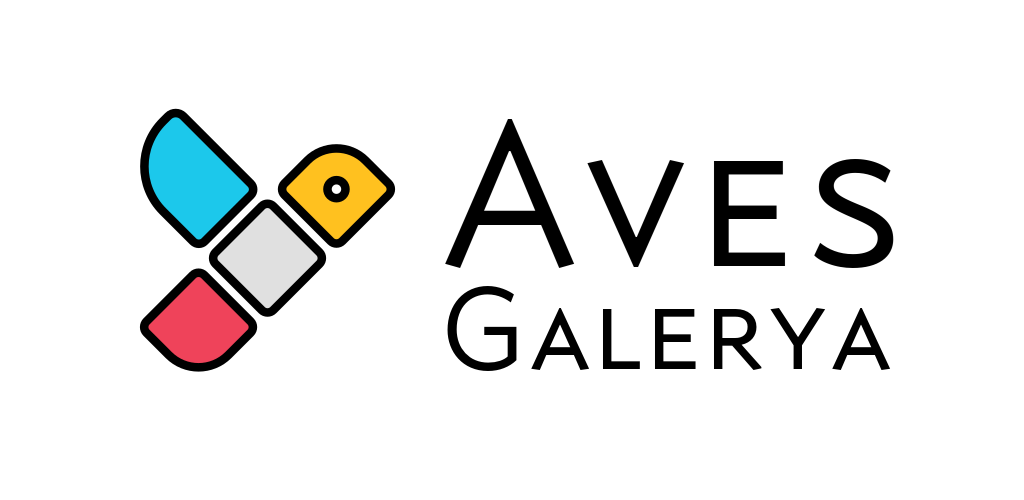
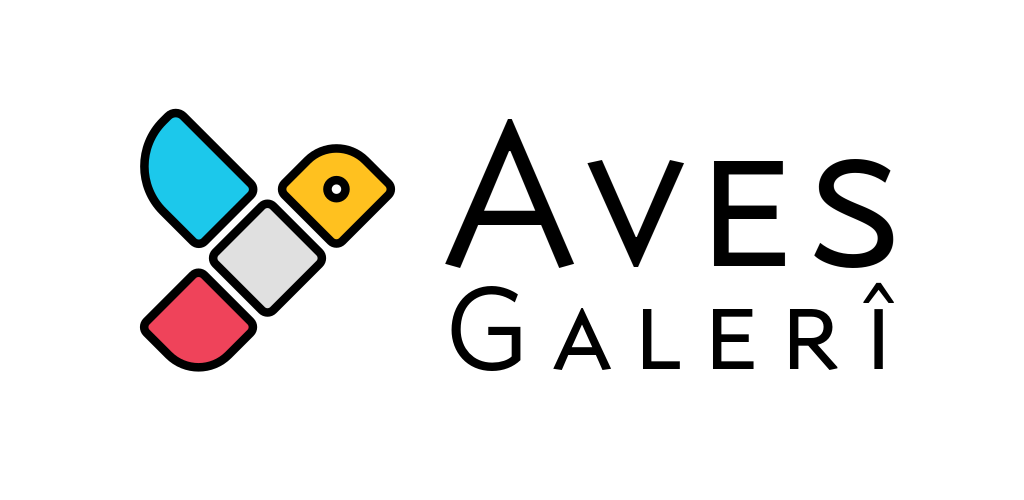
Layered file, before and after one edit (1024x500). Changes by layer:
painted on "KMR - Galerya" over [left=447, top=282, right=894, bottom=371]